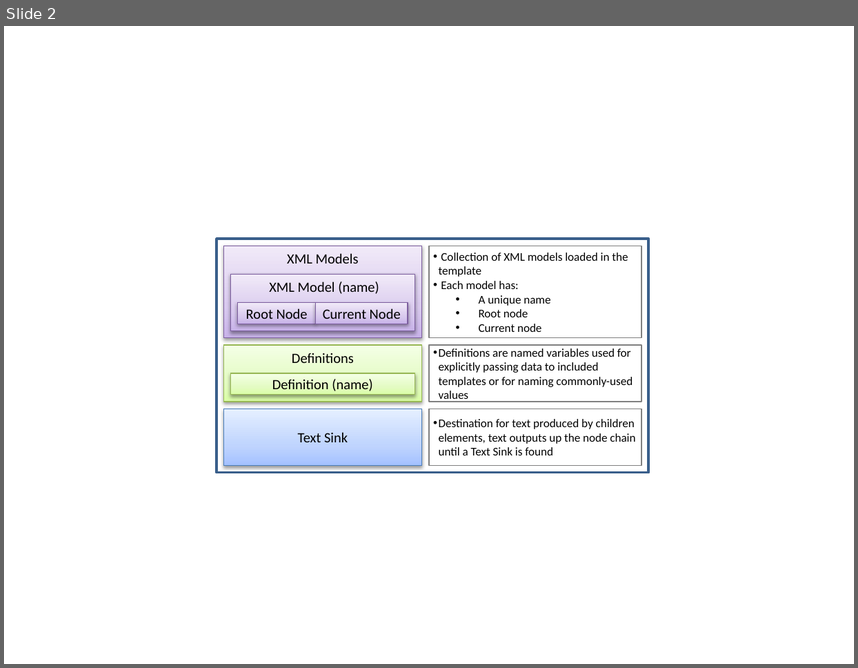
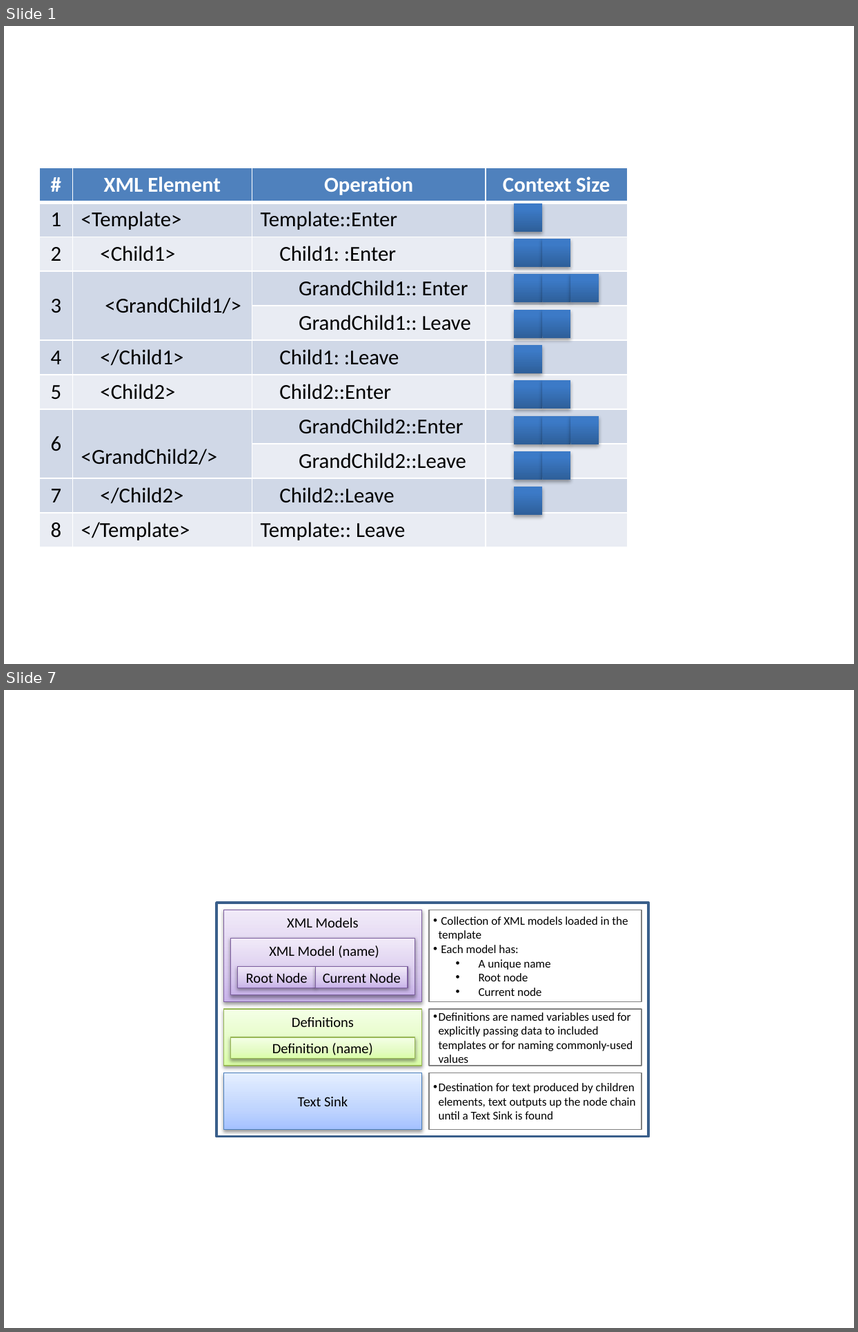
Before and after one commit to amurilloc/jseance, a slide deck: wiki/images/source/ImageSource.pptx. Shown one above the other, each under a label of ours: slide 2 before the commit, slides 1 and 7 after it; the slides between them are not shown. The pictures are 858x668 and 858x1332 pixels, drawn with LibreOffice and Linux fonts; fonts in the diff are those of the drawing. Boxes give left, top, right and bottom in pixels: in the first picture for what was removed or moved away, otherwise in the second. Text is boxed around its words. In the diff, an @@ line names an element or a change of style, - is before the commit and + after.

```diff
--- a/wiki/images/source/ImageSource.pptx
+++ b/wiki/images/source/ImageSource.pptx
@@ slide 1 added at [4,26,854,664], background #FFFFFF @@
@@ table added at [40,168,628,547], 11 rows, 4 columns @@
+# | XML Element | Operation | Context Size
+1 | <Template> | Template::Enter | 
+2 | <Child1> | Child1: :Enter | 
+3 | <GrandChild1/> | GrandChild1:: Enter | 
+ |  | GrandChild1:: Leave | 
+4 | </Child1> | Child1: :Leave | 
+5 | <Child2> | Child2::Enter | 
+6 | <GrandChild2/> | GrandChild2::Enter | 
+ |  | GrandChild2::Leave | 
+7 | </Child2> | Child2::Leave | 
+8 | </Template> | Template:: Leave | 
@@ rectangle added at [514,203,542,231], fill gradient #2F5F99 to #3D7CC7 to #3A7CCB @@
@@ rectangle added at [514,239,542,267], fill gradient #2F5F99 to #3D7CC7 to #3A7CCB @@
@@ rectangle added at [542,239,570,267], fill gradient #2F5F99 to #3D7CC7 to #3A7CCB @@
@@ rectangle added at [514,274,542,302], fill gradient #2F5F99 to #3D7CC7 to #3A7CCB @@
@@ rectangle added at [542,274,570,302], fill gradient #2F5F99 to #3D7CC7 to #3A7CCB @@
@@ rectangle added at [571,274,599,302], fill gradient #2F5F99 to #3D7CC7 to #3A7CCB @@
@@ rectangle added at [514,309,542,337], fill gradient #2F5F99 to #3D7CC7 to #3A7CCB @@
@@ rectangle added at [542,309,570,337], fill gradient #2F5F99 to #3D7CC7 to #3A7CCB @@
@@ rectangle added at [514,345,542,373], fill gradient #2F5F99 to #3D7CC7 to #3A7CCB @@
@@ rectangle added at [514,381,542,408], fill gradient #2F5F99 to #3D7CC7 to #3A7CCB @@
@@ rectangle added at [542,381,570,408], fill gradient #2F5F99 to #3D7CC7 to #3A7CCB @@
@@ rectangle added at [514,415,542,443], fill gradient #2F5F99 to #3D7CC7 to #3A7CCB @@
@@ rectangle added at [542,415,570,443], fill gradient #2F5F99 to #3D7CC7 to #3A7CCB @@
@@ rectangle added at [571,415,599,443], fill gradient #2F5F99 to #3D7CC7 to #3A7CCB @@
@@ rectangle added at [514,451,542,479], fill gradient #2F5F99 to #3D7CC7 to #3A7CCB @@
@@ rectangle added at [542,451,570,479], fill gradient #2F5F99 to #3D7CC7 to #3A7CCB @@
@@ rectangle added at [514,487,542,515], fill gradient #2F5F99 to #3D7CC7 to #3A7CCB @@
@@ what was slide 2 is now slide 7 @@
```
Also in this commit, not shown: 1 slide changed, 4 other slides added.
